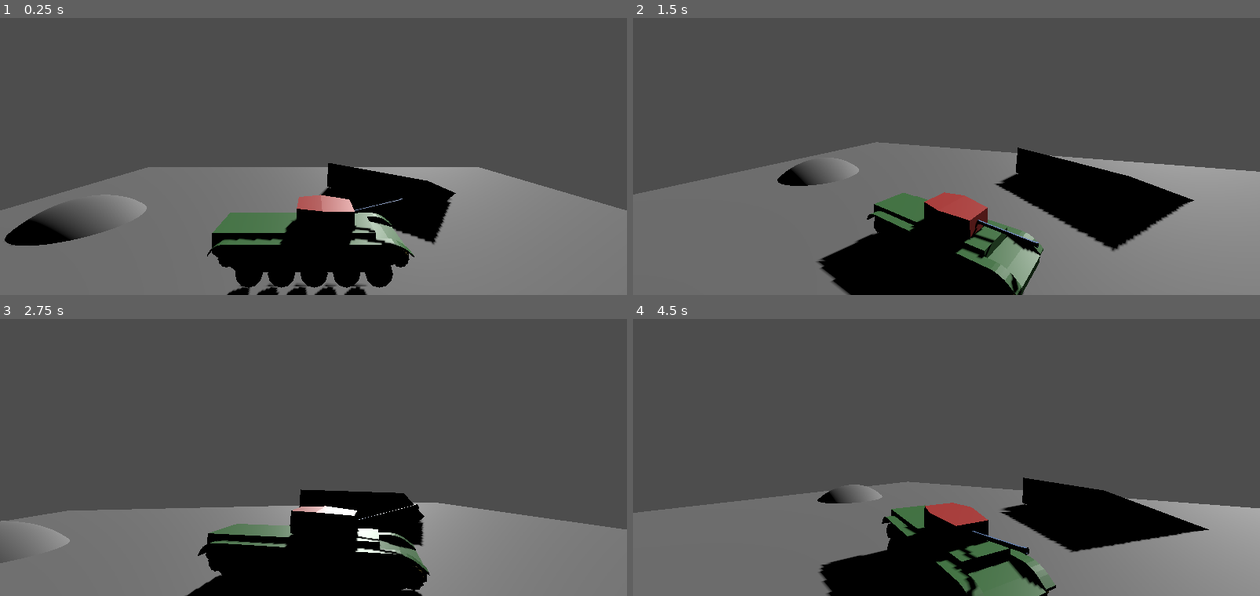
Above: before the commit, frames 1-4 (two rows, left to right).
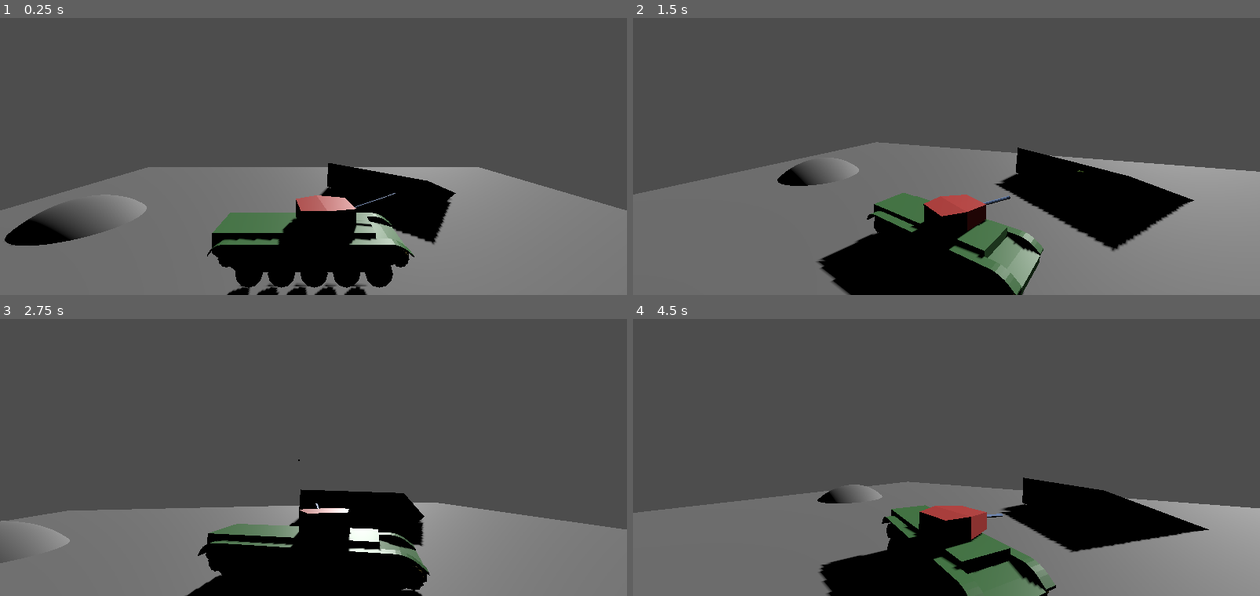
Above: after the commit, the same moments.

Repository: NotYetTerminal/TerrainTanks
Game: Godot game, scene res://root.tscn
The game is run twice, just before and just after one commit, with the same random seed, the same clock (stepped at 60 frames per second) and the same inputs.
Inputs (mouse positions are in pixels of both pictures, inside the frame that each line leads up to):
- Up to frame 1 (0.25 s): no input
- Up to frame 2 (1.5 s): move the mouse to (1084, 101) at 0.52 s; hold D (turn_right) 0.53-1.28 s; move the mouse to (821, 137) at 1.27 s; hold Space (brake) from 1.28 s (still down)
- Up to frame 3 (2.75 s): move the mouse to (376, 341) at 2.02 s; release Space (brake) at 2.03 s; hold D (turn_right) from 2.03 s (still down)
- Up to frame 4 (4.5 s): move the mouse to (915, 490) at 2.77 s; release D (turn_right) at 2.78 s; hold W (drive_forward) 2.78-3.53 s; move the mouse to (1134, 471) at 3.52 s; hold A (turn_left) from 3.53 s (still down); move the mouse to (758, 366) at 4.27 s

The runs differ from the first frame. In frame 1, 0.3% of the frame differs, in the area x 44-65%, y 63-83%; in frame 2, 0.8%; in frame 3, 0.5%; in frame 4, 0.9%, in the area x 43-64%, y 66-100%.

Commit message:
Turret working

Diff:
--- a/TerrainTanks/GunMoving.gd
+++ b/TerrainTanks/GunMoving.gd
@@ -38,6 +38,7 @@
 # sets marker location
 func set_marker_location(pos: Vector3) -> void:
 	$"../Marker".global_position = pos
+	print("Marker: ", pos)
 
 # sets a new rotation target
 func set_new_rotation(target: float) -> void:
--- a/TerrainTanks/TurretRotation.gd
+++ b/TerrainTanks/TurretRotation.gd
@@ -11,12 +11,13 @@
 
 var angle_y: float = 0
 var turn_rate: float = 0
-var target_turn_rate: float = 0
 var previous_turn_rate: float = 0
+
+var accel_time: float = 0.1
+var decel_time: float = 1
 
 # rotates the turret and gun
 func _process(delta) -> void:
-	angle_y = global_rotation.y
 #	print(global_position)
 #	var angle_to_player = Vector2(global_position.x, global_position.z).direction_to(target_position).angle()
 #	print(angle_to_player)
@@ -25,24 +26,27 @@
 
 	# get target position
 	# get rotation to target
-	var target_angle = Vector2.RIGHT.angle_to(target_position)
+	var top_rotation = global_rotation.y-rotation.y
+	var target_angle = Vector2(cos(top_rotation), sin(top_rotation)).angle_to(target_position)
 	# get delta angle between rotation and rotation to target
 	target_angle = target_angle - angle_y
 	target_angle = fposmod(target_angle + PI, PI * 2) - PI
-	print(target_angle)
 
 	var sign = sign(target_angle)
 	target_angle = abs(target_angle)
+	var slowdown_angle = abs(rotation_speed * previous_turn_rate) * decel_time
 	# lerp from 0 to 1 according to speed and angle
-	target_turn_rate = lerp(0.0, 1.0, target_angle / (rotation_speed * delta)) * sign
-
+	var target_turn_rate = lerp(0.0, 1.0, target_angle / (rotation_speed * delta + slowdown_angle)) * sign
 	# adjust turn rate according to delta
-	turn_rate = move_toward(turn_rate, target_turn_rate, delta)
+	if (target_angle > slowdown_angle):
+		turn_rate = move_toward(turn_rate, target_turn_rate, delta / accel_time)
+	else:
+		turn_rate = move_toward(turn_rate, target_turn_rate, delta / decel_time)
+	previous_turn_rate = turn_rate
 
 	# change y rotation
-	#angle_y += rotation_speed * turn_rate * delta
-	#rotation.y = angle_y
-
+	angle_y += rotation_speed * turn_rate * delta
+	rotation = Vector3(0, angle_y, 0)
 #	if rotated_amount < difference_rotation:
 #		var rotate_value: float = (rotation_speed * rotation_direction * delta)
 #		rotated_amount += rotate_value
@@ -50,6 +54,7 @@
 
 func give_marker(position_value: Vector3) -> void:
 	target_position = Vector2(position_value.x, -position_value.z)
+	target_position += Vector2(-global_position.x,global_position.z)
 
 # sets a new rotation target
 func set_new_rotation(target: float) -> void:
--- a/TerrainTanks/VehicleMovement.gd
+++ b/TerrainTanks/VehicleMovement.gd
@@ -220,7 +220,7 @@
 	rot += rotation.y
 	var elevation = atan2(looking_position.y - position.y, looking_position.x - position.x)
 	elevation += rotation.z
-	elevation = clamp(elevation, -0.08726646, 0.2617994) # -5, 15
+	#elevation = clamp(elevation, -0.08726646, 0.2617994) # -5, 15
 	set_turret_and_gun(-rot, elevation)
 
 # sets the direction turret and gun should face
--- a/TerrainTanks/root.tscn
+++ b/TerrainTanks/root.tscn
@@ -70,7 +70,6 @@
 
 [node name="Cromwell" parent="." instance=ExtResource("1_dyv6y")]
 transform = Transform3D(1, 0, 0, 0, 1, 0, 0, 0, 1, 0, 3.1028, 0)
-visible = true
 
 [node name="SpringArm3D" type="SpringArm3D" parent="Cromwell"]
 spring_length = 10.0
Not shown, changed: TerrainTanks/documents/Untitled 1.ods
